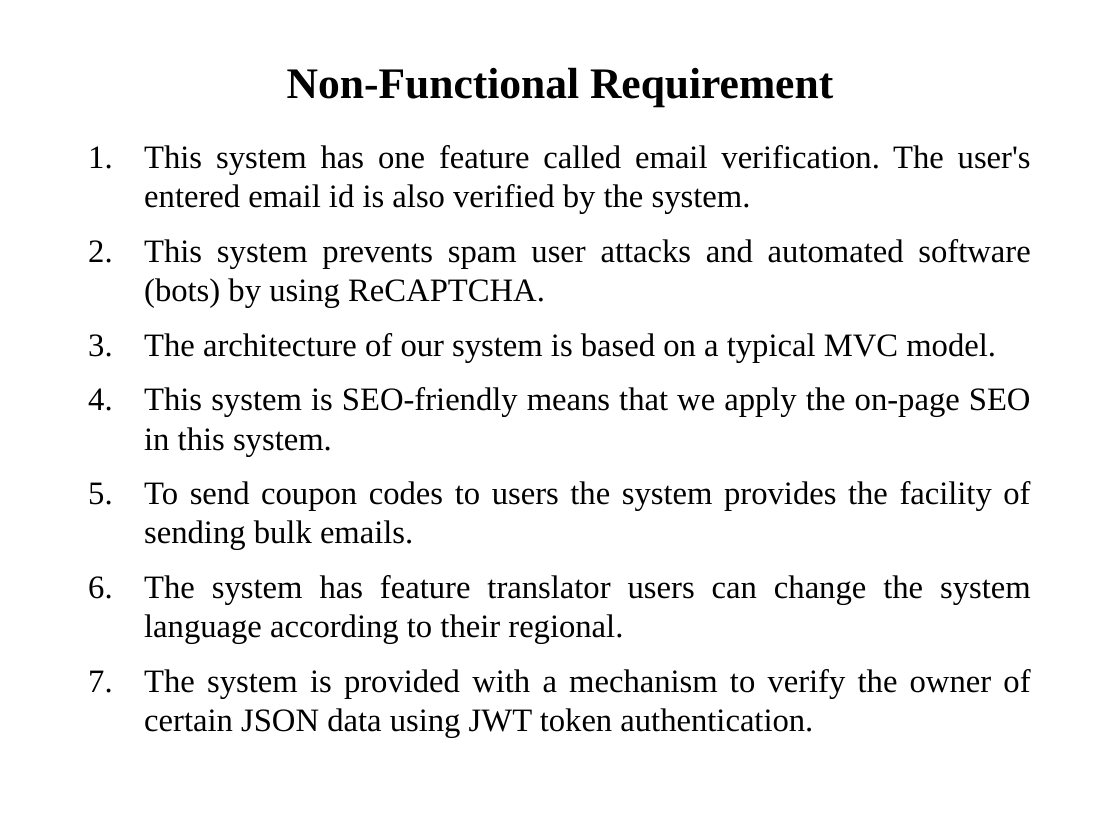
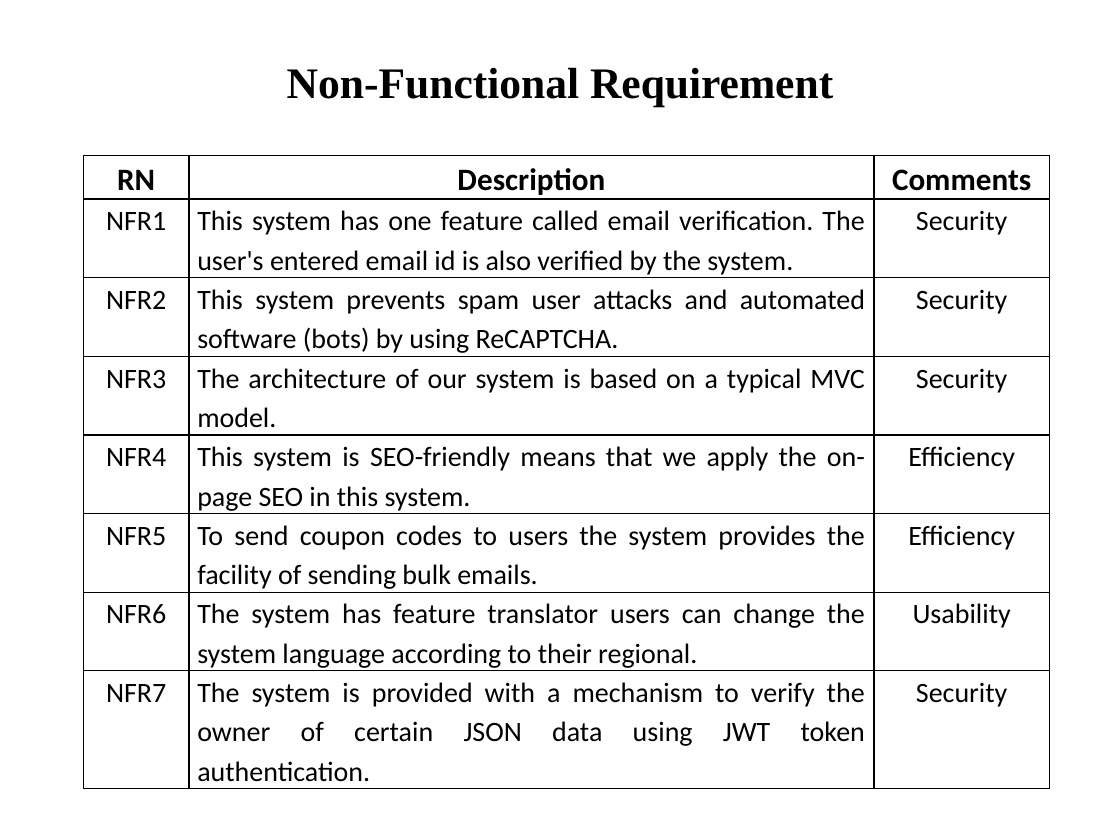
Before and after one commit to PatelMeet4744/Billy, a slide deck: slide 8 of Document/PPT/Billy.pptx (slide 10 before the commit). Drawn at 1120x840 pixels with LibreOffice and Linux fonts; fonts in the diff are those of the drawing. Boxes give left, top, right and bottom in pixels: in the first picture for what was removed or moved away, otherwise in the second. Text is boxed around its words. In the diff, an @@ line names an element or a change of style, - is before the commit and + after.

Commit message:
Non Functionality Change in PPT

```diff
--- a/Document/PPT/Billy.pptx
+++ b/Document/PPT/Billy.pptx
@@ text removed at bbox=[144, 145, 1031, 738] @@
-1. This system has one feature called email verification. The user's entered email id is also verified by the system.
-2. This system prevents spam user attacks and automated software (bots) by using ReCAPTCHA.
-3. The architecture of our system is based on a typical MVC model.
-4. This system is SEO-friendly means that we apply the on-page SEO in this system.
-5. To send coupon codes to users the system provides the facility of sending bulk emails.
-6. The system has feature translator users can change the system language according to their regional.
-7. The system is provided with a mechanism to verify the owner of certain JSON data using JWT token authentication.
@@ table added at bbox=[84, 156, 1051, 786], 8 rows, 3 columns @@
+RN | Description | Comments
+NFR1 | This system has one feature called email verification. The user's entered email id is also verified by the system. | Security
+NFR2 | This system prevents spam user attacks and automated software (bots) by using ReCAPTCHA. | Security
+NFR3 | The architecture of our system is based on a typical MVC model. | Security
+NFR4 | This system is SEO-friendly means that we apply the on-page SEO in this system. | Efficiency
+NFR5 | To send coupon codes to users the system provides the facility of sending bulk emails. | Efficiency
+NFR6 | The system has feature translator users can change the system language according to their regional. | Usability
+NFR7 | The system is provided with a mechanism to verify the owner of certain JSON data using JWT token authentication. | Security
```
Also in this commit, not shown: 2 slides removed.
